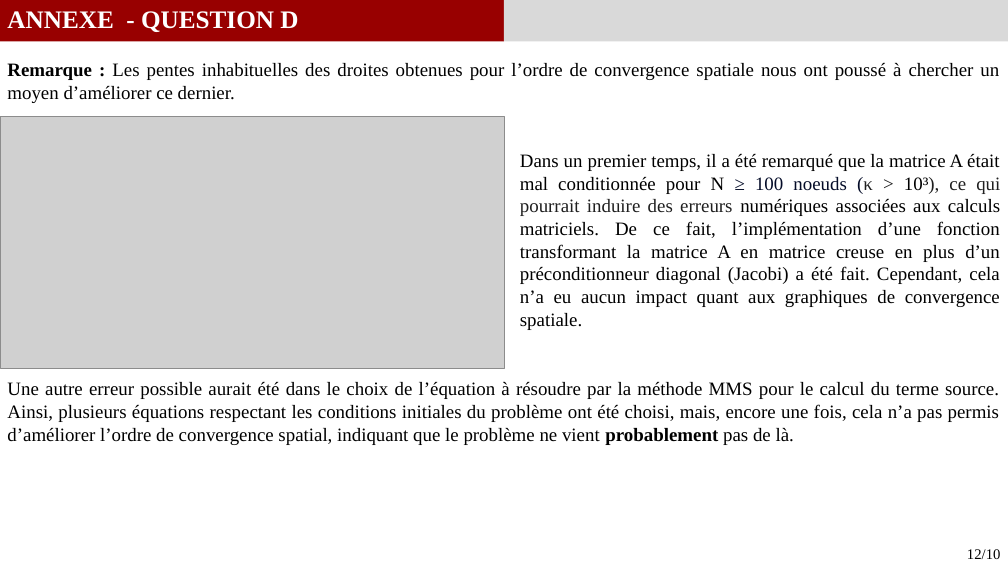
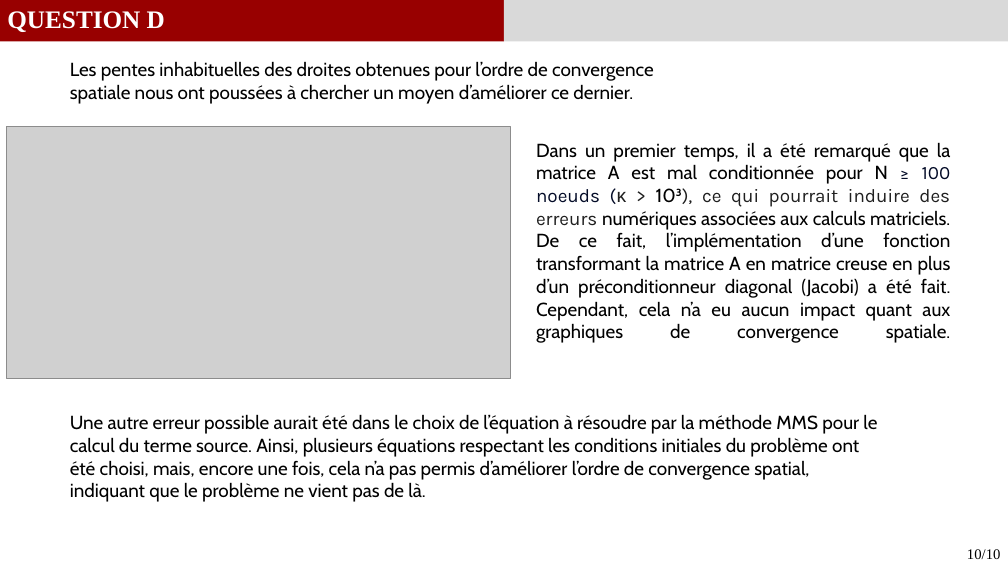
Before and after one commit to GauthierBRUNEL/MEC8211_devoir_2, a slide deck: slide 11 of doc/Rapport_Devoir2.pptx (slide 13 before the commit). Drawn at 1008x567 pixels with LibreOffice and Linux fonts; fonts in the diff are those of the drawing; grey boxes stand for pictures. Boxes give left, top, right and bottom in pixels: in the first picture for what was removed or moved away, otherwise in the second. Text is boxed around its words. In the diff, an @@ line names an element or a change of style, - is before the commit and + after.

```diff
--- a/doc/Rapport_Devoir2.pptx
+++ b/doc/Rapport_Devoir2.pptx
@@ text at bbox=[7, 11, 165, 32]: text changed @@
-ANNEXE - QUESTION D
+QUESTION D
@@ text at bbox=[70, 61, 654, 104]: text changed; font Times New Roman to Cabin @@
-Remarque : Les pentes inhabituelles des droites obtenues pour l’ordre de convergence spatiale nous ont poussé à chercher un moyen d’améliorer ce dernier.
+Les pentes inhabituelles des droites obtenues pour l’ordre de convergence spatiale nous ont poussées à chercher un moyen d’améliorer ce dernier.
@@ picture: place and size @@
-picture at bbox=[0, 116, 504, 368]
+picture at bbox=[7, 126, 511, 378]
@@ text at bbox=[536, 142, 951, 343]: text changed; font Times New Roman to Cabin @@
-Dans un premier temps, il a été remarqué que la matrice A était mal conditionnée pour N ≥ 100 noeuds (κ > 10³), ce qui pourrait induire des erreurs numériques associées aux calculs matriciels. De ce fait, l’implémentation d’une fonction transformant la matrice A en matrice creuse en plus d’un préconditionneur diagonal (Jacobi) a été fait. Cependant, cela n’a eu aucun impact quant aux graphiques de convergence spatiale.
+Dans un premier temps, il a été remarqué que la matrice A est mal conditionnée pour N ≥ 100 noeuds (κ > 10³), ce qui pourrait induire des erreurs numériques associées aux calculs matriciels. De ce fait, l’implémentation d’une fonction transformant la matrice A en matrice creuse en plus d’un préconditionneur diagonal (Jacobi) a été fait. Cependant, cela n’a eu aucun impact quant aux graphiques de convergence spatiale.
@@ text at bbox=[70, 414, 877, 502]: text changed; font Times New Roman to Cabin @@
-Une autre erreur possible aurait été dans le choix de l’équation à résoudre par la méthode MMS pour le calcul du terme source. Ainsi, plusieurs équations respectant les conditions initiales du problème ont été choisi, mais, encore une fois, cela n’a pas permis d’améliorer l’ordre de convergence spatial, indiquant que le problème ne vient probablement pas de là.
+Une autre erreur possible aurait été dans le choix de l’équation à résoudre par la méthode MMS pour le calcul du terme source. Ainsi, plusieurs équations respectant les conditions initiales du problème ont été choisi, mais, encore une fois, cela n’a pas permis d’améliorer l’ordre de convergence spatial, indiquant que le problème ne vient pas de là.
@@ text at bbox=[967, 549, 1001, 559]: text changed @@
-12/10
+10/10
```
Also in this commit, not shown: 6 other slides changed.
